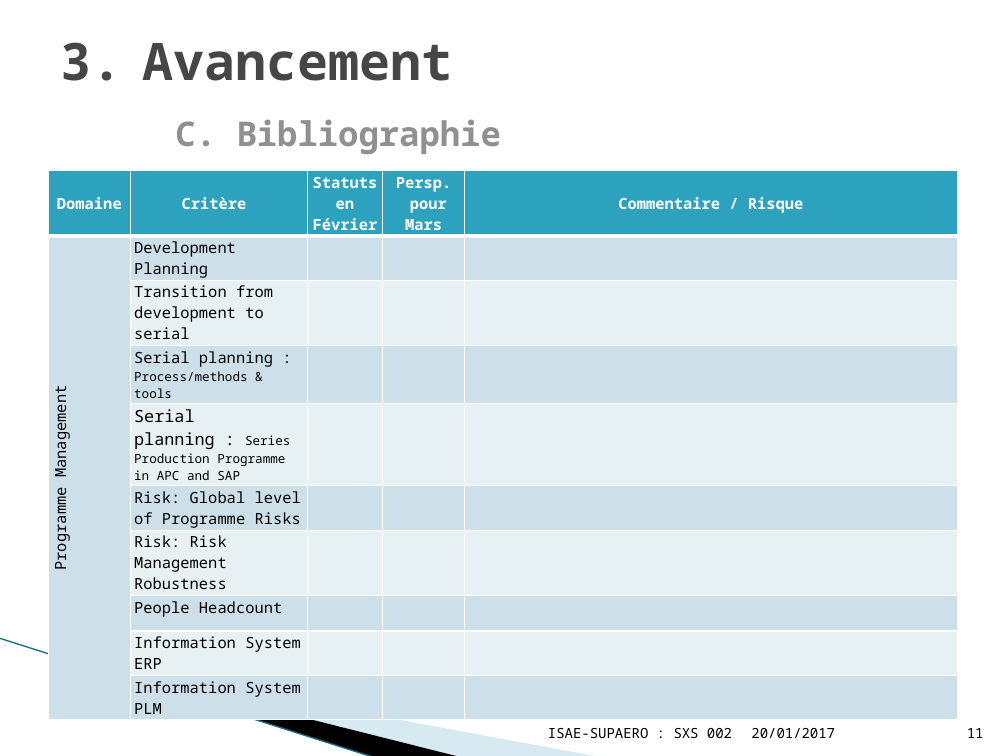
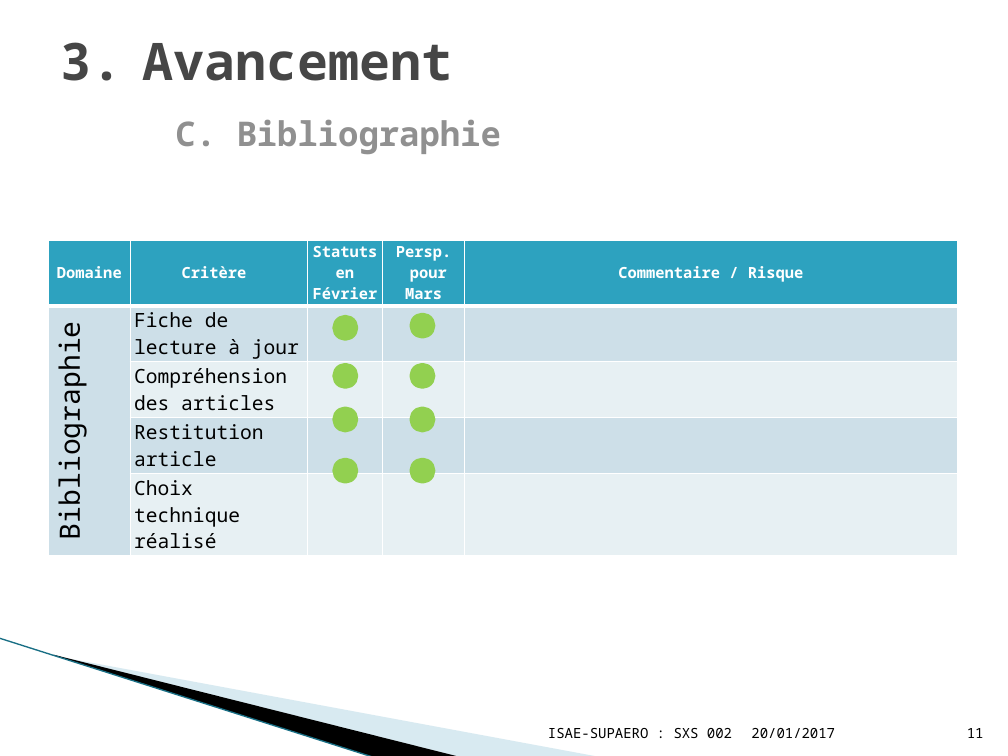
Before and after one commit to YuanxiangFranck/PIE_ISAE_Essais_Vol, a slide deck: slide 11 of gestion_projet/Project_Review03022017.pptx. Drawn at 1008x756 pixels with LibreOffice and Linux fonts; fonts in the diff are those of the drawing; background and template pictures are left out. Boxes give left, top, right and bottom in pixels: in the first picture for what was removed or moved away, otherwise in the second. Text is boxed around its words. In the diff, an @@ line names an element or a change of style, - is before the commit and + after.

```diff
--- a/gestion_projet/Project_Review03022017.pptx
+++ b/gestion_projet/Project_Review03022017.pptx
@@ table at (48, 240, 958, 553) @@
-row 2: Programme Management | Development Planning |  |  | 
-row 3:  | Transition from development to serial |  |  | 
-row 4:  | Serial planning : Process/methods & tools |  |  | 
-row 5:  | Serial planning : Series Production Programme in APC and SAP |  |  | 
-row 6:  | Risk: Global level of Programme Risks |  |  | 
-row 7:  | Risk: Risk Management Robustness |  |  | 
-row 8:  | People Headcount |  |  | 
-row 9:  | Information System ERP |  |  | 
-row 10:  | Information System PLM |  |  | 
+row 2: Bibliographie | Fiche de lecture à jour |  |  | 
+row 3:  | Compréhension des articles |  |  | 
+row 4:  | Restitution article |  |  | 
+row 5:  | Choix technique réalisé |  |  | 
@@ table: place and size @@
-table at (48, 170, 958, 718)
+table at (48, 240, 958, 553)
@@ ellipse added at (336, 318, 356, 338), fill #92D050, outline #92D050 4.33 pt @@
@@ ellipse added at (412, 316, 432, 336), fill #92D050, outline #92D050 4.33 pt @@
@@ ellipse added at (336, 366, 356, 386), fill #92D050, outline #92D050 4.33 pt @@
@@ ellipse added at (412, 366, 432, 386), fill #92D050, outline #92D050 4.33 pt @@
@@ ellipse added at (336, 409, 356, 429), fill #92D050, outline #92D050 4.33 pt @@
@@ ellipse added at (412, 409, 432, 429), fill #92D050, outline #92D050 4.33 pt @@
@@ ellipse added at (336, 461, 356, 481), fill #92D050, outline #92D050 4.33 pt @@
@@ ellipse added at (412, 461, 432, 481), fill #92D050, outline #92D050 4.33 pt @@
```
Also in this commit, not shown: 4 other slides changed, 5 slides added.
